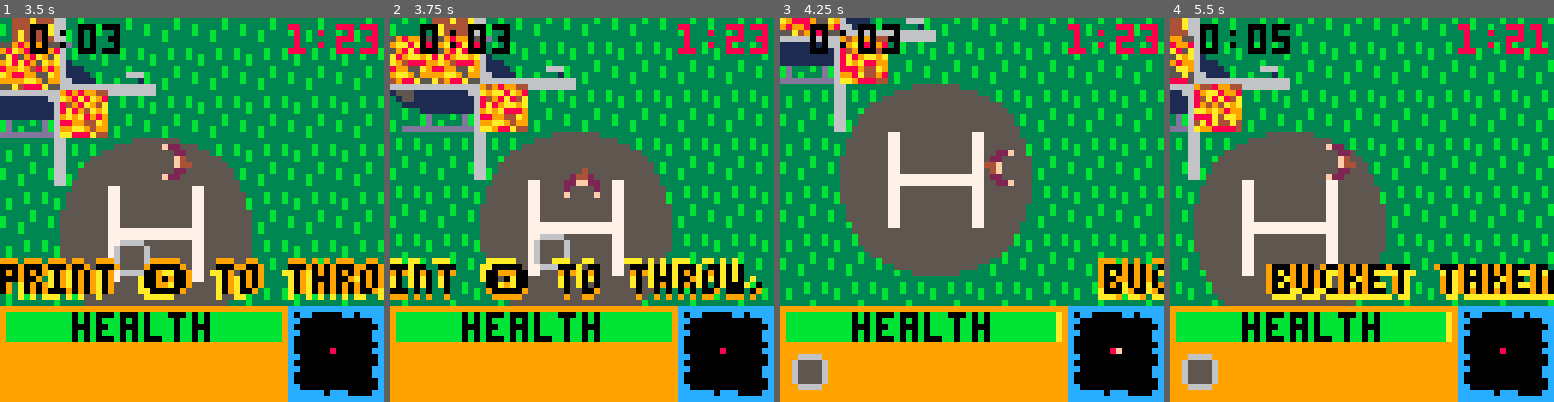
Above: before the commit, frames 1-4 (left to right).
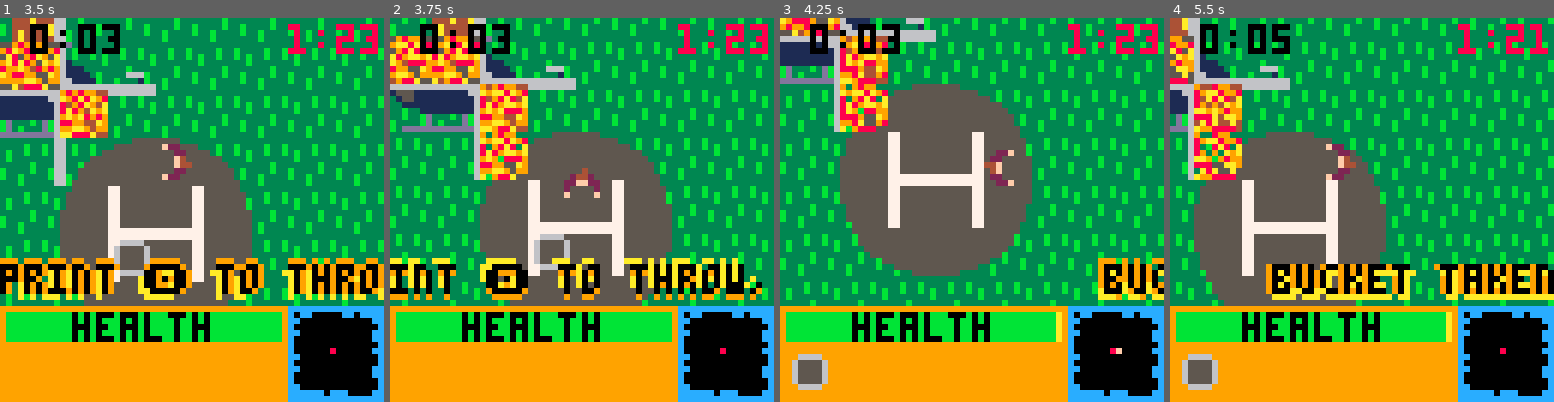
Above: after the commit, the same moments.

Repository: notCalle/pico-8-carts
Game: PICO-8 cartridge wildfire.p8
Same seed, same stepped clock (60 frames per second), same inputs: the game is played once before the commit and once after it.
Inputs:
- Up to frame 1 (3.5 s): tap X (X key) at 0.33, 1.07, 1.85, 2.97 s; tap O (Z key) at 0.7, 1.7, 2.1, 2.5, 2.9, 3.3 s; hold Right 1.6-2.1 s; hold Up 2.15-2.42 s; hold Right 2.47-3.03 s; hold Left from 3.08 s (still down)
- Up to frame 2 (3.75 s): release Left at 3.58 s; hold Down from 3.63 s (still down); tap O (Z key) at 3.7 s
- Up to frame 3 (4.25 s): release Down at 3.97 s; hold Right from 4.02 s (still down); tap X (X key) at 4.08 s; tap O (Z key) at 4.1 s
- Up to frame 4 (5.5 s): tap O (Z key) at 4.5, 4.9, 5.3 s; release Right at 4.68 s; hold Up 4.73-5.03 s; hold Left from 5.08 s (still down); tap X (X key) at 5.2 s

Frame 1 is identical in both runs. In frame 2, 1.3% of the frame differs, in the area x 23-36%, y 29-43%; in frame 3, 1.2%; in frame 4, 1.2%.

Commit message:
Rebalance fire spread

Diff:
--- a/wildfire.p8
+++ b/wildfire.p8
@@ -572,13 +572,13 @@
 				if fget(ispr,fl_b.fire) then
 					prob+=0.11
 				elseif fget(ispr,fl_b.wet) then
-					prob-=0.05
+					prob-=0.1
 				end
 			end
 		end
 		if rnd(1)<prob then
 			fire.set(x,y)
-		elseif opt.on("burnout") and rnd(0.11)>prob then
+		elseif opt.on("burnout") and rnd(0.15)>prob then
 			fire.clr(x,y)
 		end
 	end,
@@ -1260,7 +1260,7 @@
 
 
 __gff__
-000001818100000000000000081a180100000000000000000000000000000000000000000000000000000000000000000000000000000000000000000000000004040000000000000000c0c0c0c0000000004242020042420200c0c0c0c0000000004242020042420200c0c0c0c0000000000000000000000000c0c0c0c00000
+000001818000000000000000081a180100000000000000000000000000000000000000000000000000000000000000000000000000000000000000000000000004040000000000000000c1c0c0c1000000004242020042420200c0c0c0c0000000004242020042420200c0c0c0c0000000000000000000000000c1c0c0c10000
 0000000000000000000000000000000000000000000000000000000000000000000000000000000000000000000000000000000000000000000000000000000000000000000000000000000000000000000000000000000000000000000000000000000000000000000000000000000000000000000000000000000000000000
 __map__
 0101010101010101010101010101010101010101010101010101010101010101010101010101010101010101010101010101010101010101010101010101010100000000000000000000000000000000000000000000000000000000000000000000000000000000000000000000000000000000000000000000000000000000
